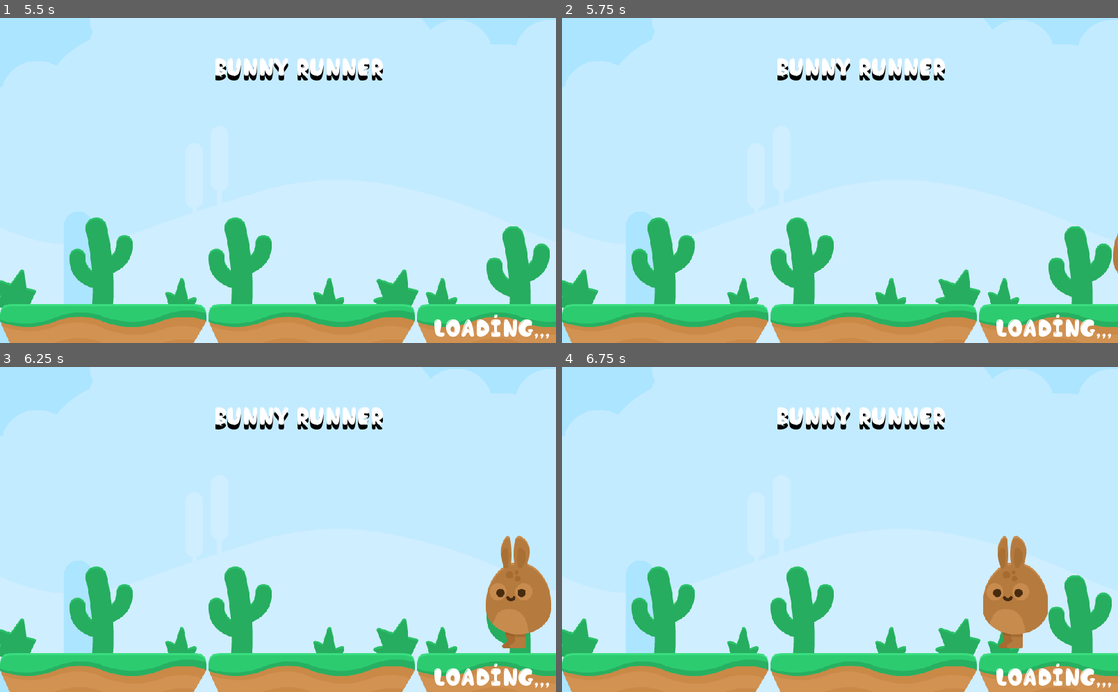
Above: before the commit, frames 1-4 (two rows, left to right).
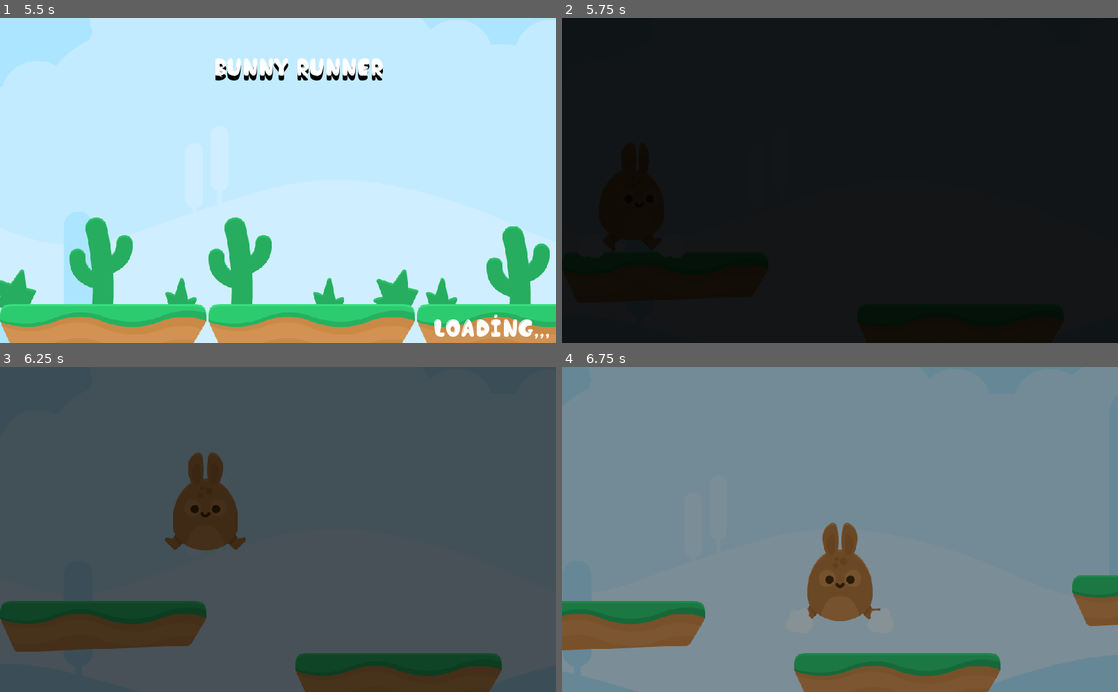
Above: after the commit, the same moments.

Repository: soapmactavish23/BunnyRunner
Game: Godot game, scene res://scenes/Menu.tscn
Same seed, same stepped clock (60 frames per second), same inputs: the game is played once before the commit and once after it.
Inputs (mouse positions are in pixels of both pictures, inside the frame that each line leads up to):
- Up to frame 1 (5.5 s): click "jogar" at 0.5 s; move the mouse to (400, 164) at 1.27 s; click (400, 164) at 1.42 s; move the mouse to (166, 196) at 2.02 s; click (166, 196) at 2.17 s; move the mouse to (333, 109) at 2.77 s; click (333, 109) at 2.92 s; move the mouse to (250, 245) at 3.52 s; click (250, 245) at 3.67 s; move the mouse to (444, 229) at 4.27 s; click (444, 229) at 4.42 s; move the mouse to (111, 131) at 5.02 s; click (111, 131) at 5.17 s
- Up to frame 2 (5.75 s): no input
- Up to frame 3 (6.25 s): move the mouse to (305, 529) at 5.77 s; click (305, 529) at 5.92 s
- Up to frame 4 (6.75 s): move the mouse to (756, 448) at 6.52 s; click (756, 448) at 6.67 s

Frame 1 is identical in both runs. In frame 2, 100% of the frame differs, in the area x 0-100%, y 0-100%; in frame 3, 100%; in frame 4, 100%.

Commit message:
'player'

Diff:
--- /dev/null
+++ b/probs/Player.tscn
@@ -0,0 +1,119 @@
+[gd_scene load_steps=13 format=2]
+
+[ext_resource path="res://scripts/Player.gd" type="Script" id=1]
+[ext_resource path="res://sprites/Players/bunny1_walk1.png" type="Texture" id=2]
+[ext_resource path="res://sprites/Players/bunny1_walk2.png" type="Texture" id=3]
+[ext_resource path="res://sprites/Players/bunny1_hurt.png" type="Texture" id=4]
+[ext_resource path="res://sprites/Players/bunny1_jump.png" type="Texture" id=5]
+[ext_resource path="res://sprites/Players/bunny1_stand.png" type="Texture" id=6]
+[ext_resource path="res://sprites/Particles/smoke.png" type="Texture" id=7]
+[ext_resource path="res://samples/jump.wav" type="AudioStream" id=8]
+
+[sub_resource type="CapsuleShape2D" id=1]
+radius = 63.3487
+height = 77.6703
+
+[sub_resource type="SpriteFrames" id=2]
+animations = [ {
+"frames": [ ExtResource( 2 ), ExtResource( 3 ) ],
+"loop": true,
+"name": "walk",
+"speed": 8.0
+}, {
+"frames": [ ExtResource( 4 ) ],
+"loop": true,
+"name": "hurt",
+"speed": 5.0
+}, {
+"frames": [ ExtResource( 5 ), ExtResource( 6 ) ],
+"loop": true,
+"name": "victory",
+"speed": 8.0
+}, {
+"frames": [ ExtResource( 5 ) ],
+"loop": false,
+"name": "jump",
+"speed": 5.0
+} ]
+
+[sub_resource type="Animation" id=4]
+resource_name = "dust"
+length = 0.2
+tracks/0/type = "value"
+tracks/0/path = NodePath("dust:visible")
+tracks/0/interp = 1
+tracks/0/loop_wrap = true
+tracks/0/imported = false
+tracks/0/enabled = true
+tracks/0/keys = {
+"times": PoolRealArray( 0, 0.2 ),
+"transitions": PoolRealArray( 1, 1 ),
+"update": 1,
+"values": [ true, false ]
+}
+
+[sub_resource type="Animation" id=3]
+resource_name = "player_elastico"
+length = 0.4
+tracks/0/type = "value"
+tracks/0/path = NodePath("anim:scale")
+tracks/0/interp = 1
+tracks/0/loop_wrap = true
+tracks/0/imported = false
+tracks/0/enabled = true
+tracks/0/keys = {
+"times": PoolRealArray( 0, 0.2, 0.4 ),
+"transitions": PoolRealArray( 1, 1, 1 ),
+"update": 0,
+"values": [ Vector2( 1, 1 ), Vector2( 1.5, 0.5 ), Vector2( 1, 1 ) ]
+}
+tracks/1/type = "value"
+tracks/1/path = NodePath("anim:position")
+tracks/1/interp = 1
+tracks/1/loop_wrap = true
+tracks/1/imported = false
+tracks/1/enabled = true
+tracks/1/keys = {
+"times": PoolRealArray( 0, 0.2, 0.4 ),
+"transitions": PoolRealArray( 1, 1, 1 ),
+"update": 0,
+"values": [ Vector2( 0, 0 ), Vector2( 0, 55 ), Vector2( 0, 0 ) ]
+}
+
+[node name="Player" type="KinematicBody2D"]
+editor/display_folded = true
+position = Vector2( 36.6243, 324.048 )
+script = ExtResource( 1 )
+
+[node name="shape" type="CollisionShape2D" parent="."]
+shape = SubResource( 1 )
+
+[node name="anim" type="AnimatedSprite" parent="."]
+frames = SubResource( 2 )
+animation = "jump"
+playing = true
+
+[node name="camera" type="Camera2D" parent="."]
+current = true
+limit_left = 0
+limit_top = 0
+limit_bottom = 0
+
+[node name="animation" type="AnimationPlayer" parent="."]
+anims/dust = SubResource( 4 )
+anims/player_elastico = SubResource( 3 )
+
+[node name="dust" type="Node2D" parent="."]
+editor/display_folded = true
+position = Vector2( 0, 23.1578 )
+
+[node name="smoke" type="Sprite" parent="dust"]
+position = Vector2( 74.6053, 67.2057 )
+texture = ExtResource( 7 )
+
+[node name="smoke2" type="Sprite" parent="dust"]
+position = Vector2( -74.8684, 67.2057 )
+texture = ExtResource( 7 )
+
+[node name="sound_jump" type="AudioStreamPlayer2D" parent="."]
+stream = ExtResource( 8 )
--- /dev/null
+++ b/scenes/Fase_1.tscn
@@ -0,0 +1,130 @@
+[gd_scene load_steps=16 format=2]
+
+[ext_resource path="res://probs/Bg.tscn" type="PackedScene" id=1]
+[ext_resource path="res://probs/tileset.tscn" type="PackedScene" id=2]
+[ext_resource path="res://probs/fade.tscn" type="PackedScene" id=3]
+[ext_resource path="res://scripts/Player.gd" type="Script" id=4]
+[ext_resource path="res://sprites/Players/bunny1_walk1.png" type="Texture" id=5]
+[ext_resource path="res://sprites/Players/bunny1_walk2.png" type="Texture" id=6]
+[ext_resource path="res://sprites/Players/bunny1_hurt.png" type="Texture" id=7]
+[ext_resource path="res://sprites/Players/bunny1_jump.png" type="Texture" id=8]
+[ext_resource path="res://sprites/Players/bunny1_stand.png" type="Texture" id=9]
+[ext_resource path="res://sprites/Particles/smoke.png" type="Texture" id=10]
+[ext_resource path="res://samples/jump.wav" type="AudioStream" id=11]
+
+[sub_resource type="CapsuleShape2D" id=1]
+radius = 63.3487
+height = 77.6703
+
+[sub_resource type="SpriteFrames" id=2]
+animations = [ {
+"frames": [ ExtResource( 5 ), ExtResource( 6 ) ],
+"loop": true,
+"name": "walk",
+"speed": 8.0
+}, {
+"frames": [ ExtResource( 7 ) ],
+"loop": true,
+"name": "hurt",
+"speed": 5.0
+}, {
+"frames": [ ExtResource( 8 ), ExtResource( 9 ) ],
+"loop": true,
+"name": "victory",
+"speed": 8.0
+}, {
+"frames": [ ExtResource( 8 ) ],
+"loop": false,
+"name": "jump",
+"speed": 5.0
+} ]
+
+[sub_resource type="Animation" id=4]
+resource_name = "dust"
+length = 0.2
+tracks/0/type = "value"
+tracks/0/path = NodePath("dust:visible")
+tracks/0/interp = 1
+tracks/0/loop_wrap = true
+tracks/0/imported = false
+tracks/0/enabled = true
+tracks/0/keys = {
+"times": PoolRealArray( 0, 0.2 ),
+"transitions": PoolRealArray( 1, 1 ),
+"update": 1,
+"values": [ true, false ]
+}
+
+[sub_resource type="Animation" id=3]
+resource_name = "player_elastico"
+length = 0.4
+tracks/0/type = "value"
+tracks/0/path = NodePath("anim:scale")
+tracks/0/interp = 1
+tracks/0/loop_wrap = true
+tracks/0/imported = false
+tracks/0/enabled = true
+tracks/0/keys = {
+"times": PoolRealArray( 0, 0.2, 0.4 ),
+"transitions": PoolRealArray( 1, 1, 1 ),
+"update": 0,
+"values": [ Vector2( 1, 1 ), Vector2( 1.5, 0.5 ), Vector2( 1, 1 ) ]
+}
+tracks/1/type = "value"
+tracks/1/path = NodePath("anim:position")
+tracks/1/interp = 1
+tracks/1/loop_wrap = true
+tracks/1/imported = false
+tracks/1/enabled = true
+tracks/1/keys = {
+"times": PoolRealArray( 0, 0.2, 0.4 ),
+"transitions": PoolRealArray( 1, 1, 1 ),
+"update": 0,
+"values": [ Vector2( 0, 0 ), Vector2( 0, 55 ), Vector2( 0, 0 ) ]
+}
+
+[node name="Fase_1" type="Node2D"]
+
+[node name="Bg" parent="." instance=ExtResource( 1 )]
+
+[node name="tileset" parent="." instance=ExtResource( 2 )]
+tile_data = PoolIntArray( 1572930, 13, 0, 1769472, 13, 0, 2097255, 13, 0, 2162722, 13, 0 )
+
+[node name="fade" parent="." instance=ExtResource( 3 )]
+
+[node name="Player" type="KinematicBody2D" parent="."]
+position = Vector2( 36.6243, 324.048 )
+script = ExtResource( 4 )
+
+[node name="shape" type="CollisionShape2D" parent="Player"]
+shape = SubResource( 1 )
+
+[node name="anim" type="AnimatedSprite" parent="Player"]
+frames = SubResource( 2 )
+animation = "jump"
+playing = true
+
+[node name="camera" type="Camera2D" parent="Player"]
+current = true
+limit_left = 0
+limit_top = 0
+limit_bottom = 0
+
+[node name="animation" type="AnimationPlayer" parent="Player"]
+anims/dust = SubResource( 4 )
+anims/player_elastico = SubResource( 3 )
+
+[node name="dust" type="Node2D" parent="Player"]
+editor/display_folded = true
+position = Vector2( 0, 23.1578 )
+
+[node name="smoke" type="Sprite" parent="Player/dust"]
+position = Vector2( 74.6053, 67.2057 )
+texture = ExtResource( 10 )
+
+[node name="smoke2" type="Sprite" parent="Player/dust"]
+position = Vector2( -74.8684, 67.2057 )
+texture = ExtResource( 10 )
+
+[node name="sound_jump" type="AudioStreamPlayer2D" parent="Player"]
+stream = ExtResource( 11 )
--- a/scenes/Loading_1.tscn
+++ b/scenes/Loading_1.tscn
@@ -1,10 +1,11 @@
-[gd_scene load_steps=8 format=2]
+[gd_scene load_steps=9 format=2]
 
-[ext_resource path="res://probs/Bg.tscn" type="PackedScene" id=1]
-[ext_resource path="res://probs/tileset.tscn" type="PackedScene" id=2]
-[ext_resource path="res://probs/player_anim.tscn" type="PackedScene" id=3]
-[ext_resource path="res://probs/texto.tscn" type="PackedScene" id=4]
-[ext_resource path="res://probs/fade.tscn" type="PackedScene" id=5]
+[ext_resource path="res://scripts/Loading_1.gd" type="Script" id=1]
+[ext_resource path="res://probs/Bg.tscn" type="PackedScene" id=2]
+[ext_resource path="res://probs/tileset.tscn" type="PackedScene" id=3]
+[ext_resource path="res://probs/player_anim.tscn" type="PackedScene" id=4]
+[ext_resource path="res://probs/texto.tscn" type="PackedScene" id=5]
+[ext_resource path="res://probs/fade.tscn" type="PackedScene" id=6]
 
 [sub_resource type="DynamicFontData" id=1]
 font_path = "res://fonts/Chocolate Bar Demo.otf"
@@ -14,15 +15,16 @@
 font_data = SubResource( 1 )
 
 [node name="Loading_1" type="Node2D"]
+script = ExtResource( 1 )
 
-[node name="Bg" parent="." instance=ExtResource( 1 )]
+[node name="Bg" parent="." instance=ExtResource( 2 )]
 
-[node name="tileset" parent="." instance=ExtResource( 2 )]
+[node name="tileset" parent="." instance=ExtResource( 3 )]
 tile_data = PoolIntArray( 1507336, 4, 0, 1507352, 4, 0, 1572920, 4, 0, 1966079, 6, 0, 1900587, 6, 0, 1900611, 6, 0, 1966099, 5, 0, 1966116, 5, 0, 1966129, 5, 0, 2162688, 13, 0, 2162712, 13, 0, 2162736, 13, 0 )
 
-[node name="player_anim" parent="." instance=ExtResource( 3 )]
+[node name="player_anim" parent="." instance=ExtResource( 4 )]
 
-[node name="texto" parent="." instance=ExtResource( 4 )]
+[node name="texto" parent="." instance=ExtResource( 5 )]
 position = Vector2( 390.531, 50.2112 )
 
 [node name="Label" type="Label" parent="."]
@@ -33,4 +35,9 @@
 custom_fonts/font = SubResource( 2 )
 text = "Loading,,,"
 
-[node name="fade" parent="." instance=ExtResource( 5 )]
+[node name="fade" parent="." instance=ExtResource( 6 )]
+
+[node name="Timer" type="Timer" parent="."]
+wait_time = 5.0
+autostart = true
+[connection signal="timeout" from="Timer" to="." method="_on_Timer_timeout"]
--- a/scripts/Game.gd
+++ b/scripts/Game.gd
@@ -2,7 +2,8 @@
 
 var cenas = [
 	"res://scenes/Menu.tscn",
-	"res://scenes/Loading_1.tscn"
+	"res://scenes/Loading_1.tscn",
+	"res://scenes/Fase_1.tscn"
 ]
 
 func mudaCena(cena):
--- /dev/null
+++ b/scripts/Loading_1.gd
@@ -0,0 +1,7 @@
+extends "res://scripts/Game.gd"
+
+func _ready():
+	pass
+
+func _on_Timer_timeout():
+	mudaCena(cenas[2])
--- a/scripts/Menu.gd
+++ b/scripts/Menu.gd
@@ -1,5 +1,4 @@
 extends "res://scripts/Game.gd"
-
 
 func _ready():
 	pass
--- /dev/null
+++ b/scripts/Player.gd
@@ -0,0 +1,43 @@
+extends KinematicBody2D
+
+const VELX = 500
+const GRAV = 1500
+
+var velocity = Vector2(0,0)
+var jump = false
+var jump_release = false
+var was_on_floor = false
+
+func _ready():
+	set_physics_process(true)
+
+func _physics_process(delta):
+	#Gravidade
+	velocity.y += GRAV * delta
+	velocity.x = VELX
+	velocity = move_and_slide(velocity, Vector2(0, -1))
+
+	if is_on_floor():
+		if not was_on_floor:
+			$animation.play("player_elastico")
+			$animation.play("dust")
+		$anim.play("walk")
+		if jump:
+			velocity.y = -1000
+			$sound_jump.play()
+	else:
+		$anim.play("jump")
+		if jump_release:
+			velocity.y *= .3
+
+	#$dust.hide()
+	was_on_floor = is_on_floor()
+	jump = false
+	jump_release = false
+
+func _input(event):
+	if event is InputEventMouseButton:
+		if event.pressed:
+			jump = true
+		else:
+			jump_release = true
